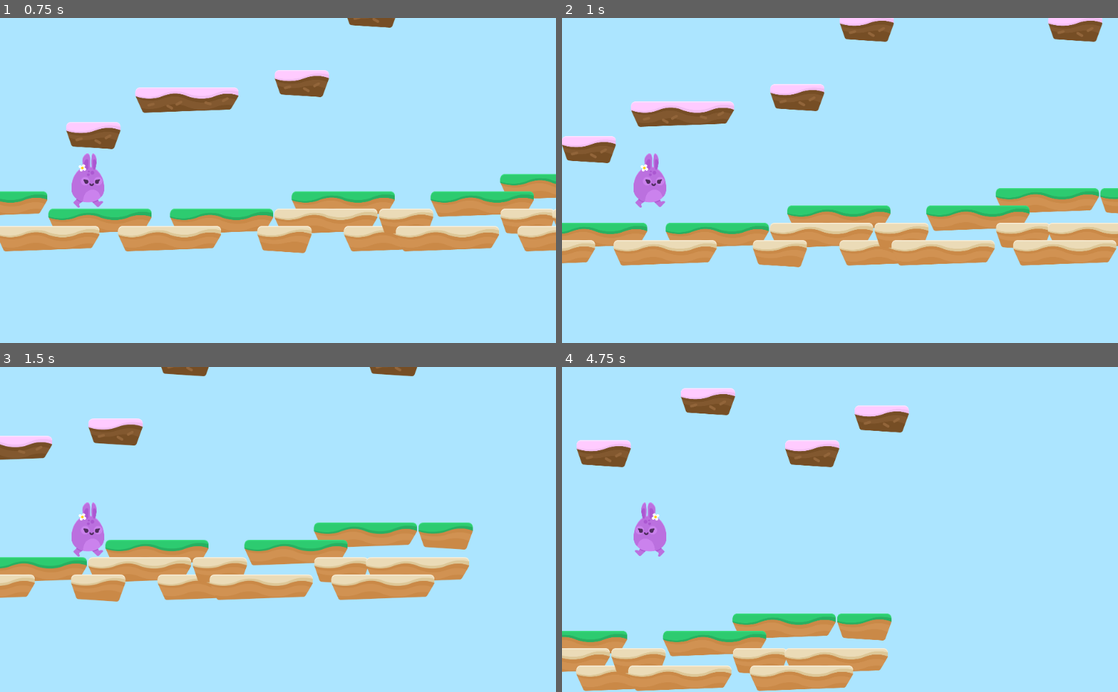
Above: before the commit, frames 1-4 (two rows, left to right).
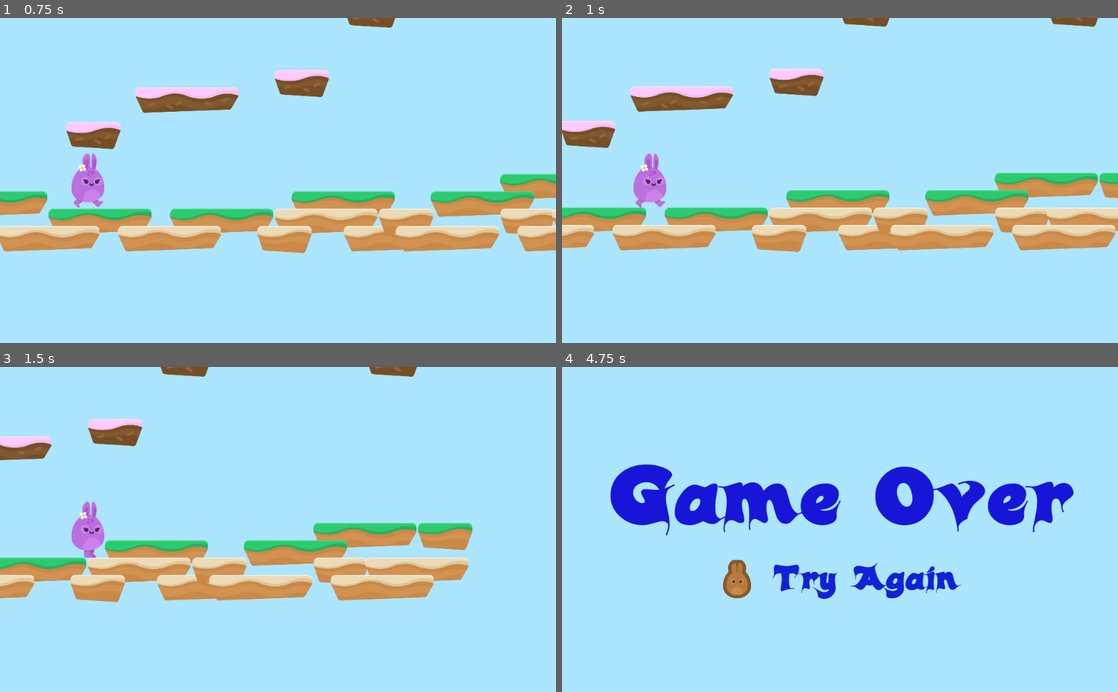
Above: after the commit, the same moments.

Repository: GreywindGit/Hoppy-Days
Game: Godot game, scene res://Levels/Level1.tscn
Same seed, same stepped clock (60 frames per second), same inputs: the game is played once before the commit and once after it.
Inputs:
- Up to frame 1 (0.75 s): tap Enter at 0.5 s; hold D (right) from 0.53 s (still down)
- Up to frame 2 (1 s): keep holding D (right); tap W (jump) at 0.77 s
- Up to frame 3 (1.5 s): keep holding D (right)
- Up to frame 4 (4.75 s): tap W (jump) at 1.52, 3.02, 3.77, 4.52 s; release D (right) at 2.03 s; hold A (left) 2.03-2.78 s; hold D (right) 2.78-4.28 s; hold A (left) from 4.28 s (still down)

Frame 1 is identical in both runs. In frame 2, 23% of the frame differs, in the area x 0-100%, y 0-77%; in frame 3, 2.1%; in frame 4, 23%.

Commit message:
Implement game over

Diff:
--- /dev/null
+++ b/Levels/GameOver.gd
@@ -0,0 +1,5 @@
+extends Control
+
+
+func _on_RestartButton_pressed():
+	get_tree().change_scene("res://Levels/Level1.tscn")
--- /dev/null
+++ b/Levels/GameOver.tscn
@@ -0,0 +1,67 @@
+[gd_scene load_steps=7 format=2]
+
+[ext_resource path="res://Levels/GameOver.gd" type="Script" id=1]
+[ext_resource path="res://GFX/Background/bg_layer1.png" type="Texture" id=2]
+[ext_resource path="res://Fonts/candles_.ttf" type="DynamicFontData" id=3]
+[ext_resource path="res://GFX/HUD/lifes.png" type="Texture" id=4]
+
+[sub_resource type="DynamicFont" id=1]
+size = 150
+use_filter = true
+font_data = ExtResource( 3 )
+
+[sub_resource type="DynamicFont" id=2]
+size = 64
+use_filter = true
+font_data = ExtResource( 3 )
+
+[node name="GameOver" type="Control"]
+anchor_right = 1.0
+anchor_bottom = 1.0
+script = ExtResource( 1 )
+
+[node name="TextureRect" type="TextureRect" parent="."]
+anchor_right = 1.0
+anchor_bottom = 1.0
+texture = ExtResource( 2 )
+expand = true
+
+[node name="CenterContainer" type="CenterContainer" parent="."]
+anchor_right = 1.0
+anchor_bottom = 1.0
+
+[node name="VBoxContainer" type="VBoxContainer" parent="CenterContainer"]
+margin_left = 87.0
+margin_top = 161.0
+margin_right = 937.0
+margin_bottom = 438.0
+
+[node name="Label" type="Label" parent="CenterContainer/VBoxContainer"]
+margin_right = 850.0
+margin_bottom = 191.0
+custom_fonts/font = SubResource( 1 )
+custom_colors/font_color = Color( 0.0941176, 0.0901961, 0.85098, 1 )
+text = "Game Over"
+
+[node name="HBoxContainer" type="HBoxContainer" parent="CenterContainer/VBoxContainer"]
+margin_top = 195.0
+margin_right = 850.0
+margin_bottom = 277.0
+custom_constants/separation = 40
+alignment = 1
+
+[node name="RestartButton" type="TextureButton" parent="CenterContainer/VBoxContainer/HBoxContainer"]
+margin_left = 209.0
+margin_right = 261.0
+margin_bottom = 82.0
+texture_normal = ExtResource( 4 )
+
+[node name="Label" type="Label" parent="CenterContainer/VBoxContainer/HBoxContainer"]
+margin_left = 301.0
+margin_right = 641.0
+margin_bottom = 82.0
+custom_fonts/font = SubResource( 2 )
+custom_colors/font_color = Color( 0.0705882, 0.137255, 0.835294, 1 )
+custom_colors/font_outline_modulate = Color( 0, 0, 0, 1 )
+text = "Try Again"
+[connection signal="pressed" from="CenterContainer/VBoxContainer/HBoxContainer/RestartButton" to="." method="_on_RestartButton_pressed"]
--- a/Player/Player.gd
+++ b/Player/Player.gd
@@ -6,6 +6,7 @@
 const GRAVITY = 300
 const UP = Vector2(0,-1)
 const JUMP_SPEED = 3000
+const WORLD_LIMIT = 4000
 
 signal animate
 
@@ -18,12 +19,14 @@
 
 
 func apply_gravity():
-	if not is_on_floor():
-		motion.y += GRAVITY
+	if position.y > WORLD_LIMIT:
+		end_game()
+	if is_on_floor():
+		motion.y = 0
 	elif is_on_ceiling():
 		motion.y = 1
 	else:
-		motion.y = 0
+		motion.y += GRAVITY
 
 
 func jump():
@@ -42,3 +45,7 @@
 
 func animate():
 	emit_signal("animate", motion)
+
+
+func end_game():
+	get_tree().change_scene("res://Levels/GameOver.tscn")
